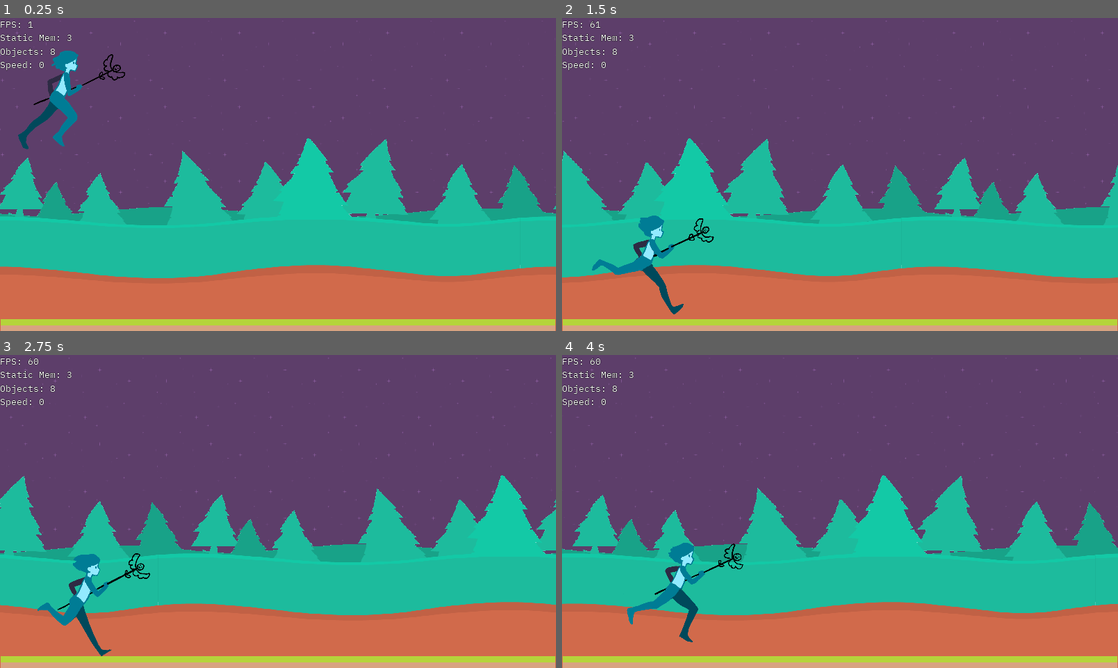
Above: before the commit, frames 1-4 (two rows, left to right).
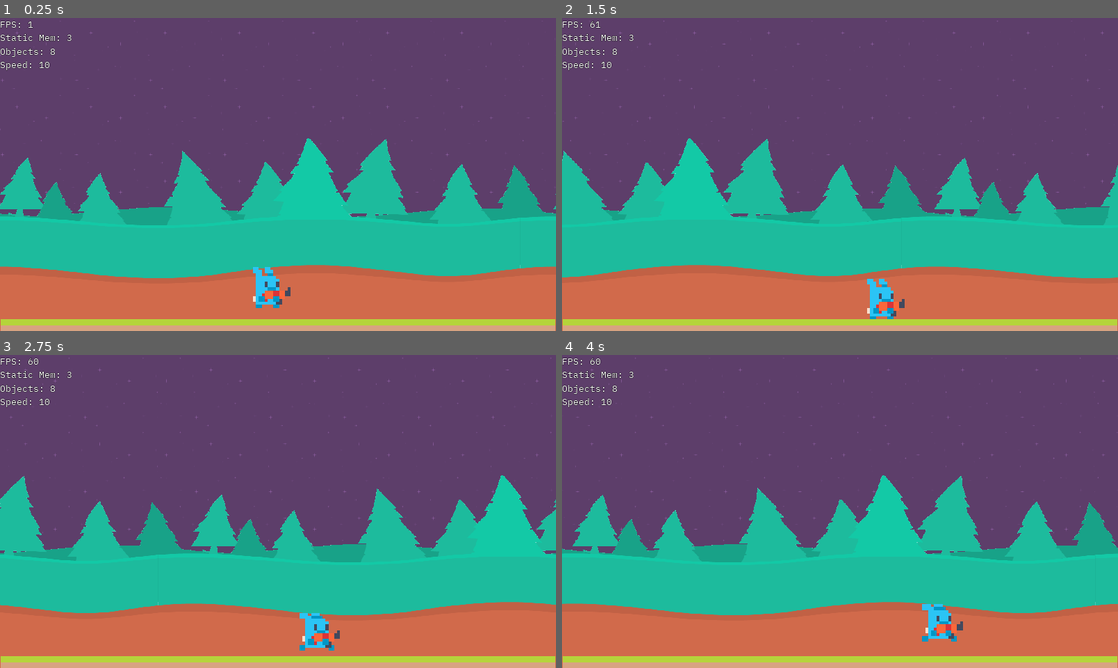
Above: after the commit, the same moments.

Repository: vibekeke/mgg
Game: Godot game, scene res://Main.tscn
Same seed, same stepped clock (60 frames per second), same inputs: the game is played once before the commit and once after it.
Inputs:
- Up to frame 1 (0.25 s): no input
- Up to frame 2 (1.5 s): hold Right (right) from 0.53 s (still down); tap Space (jump) at 0.77 s
- Up to frame 3 (2.75 s): tap Space (jump) at 1.52 s; release Right (right) at 2.03 s; hold Left (left) from 2.03 s (still down)
- Up to frame 4 (4 s): release Left (left) at 2.78 s; hold Right (right) from 2.78 s (still down); tap Space (jump) at 3.02, 3.77 s

The runs differ from the first frame. In frame 1, 1.8% of the frame differs, in the area x 3-53%, y 10-93%; in frame 2, 1.8%; in frame 3, 1.8%; in frame 4, 1.8%, in the area x 7-73%, y 13-92%.

Commit message:
continue testing with bunny until girl animation fixed

Diff:
--- a/ActionLevels/Level1/Level1.tscn
+++ b/ActionLevels/Level1/Level1.tscn
@@ -1,7 +1,7 @@
 [gd_scene load_steps=4 format=2]
 
 [ext_resource path="res://ActionLevels/backgrounds/NightCity.tscn" type="PackedScene" id=1]
-[ext_resource path="res://Player/MPlayer.tscn" type="PackedScene" id=2]
+[ext_resource path="res://Player/Player.tscn" type="PackedScene" id=2]
 [ext_resource path="res://ActionLevels/Level1/Floor.tscn" type="PackedScene" id=3]
 
 [node name="Level1" type="Node2D"]
@@ -12,4 +12,4 @@
 position = Vector2( 960.5, 1120 )
 scale = Vector2( 119.688, 10 )
 
-[node name="Player2" parent="." instance=ExtResource( 2 )]
+[node name="Player" parent="." instance=ExtResource( 2 )]
--- a/Player/MPlayer.tscn
+++ b/Player/MPlayer.tscn
@@ -36,15 +36,14 @@
 }
 
 [sub_resource type="RectangleShape2D" id=3]
-extents = Vector2( 115, 167 )
+extents = Vector2( 231.111, 377.778 )
 
 [node name="MPlayer" type="KinematicBody2D"]
+scale = Vector2( 0.45, 0.45 )
 script = ExtResource( 2 )
 
 [node name="Sprite" type="Sprite" parent="."]
-scale = Vector2( 0.45, 0.45 )
 texture = ExtResource( 1 )
-centered = false
 hframes = 4
 vframes = 4
 frame = 1
@@ -54,5 +53,5 @@
 anims/run = SubResource( 2 )
 
 [node name="CollisionShape2D" type="CollisionShape2D" parent="."]
-position = Vector2( 188, 288 )
+position = Vector2( -244.444, 53.3333 )
 shape = SubResource( 3 )
